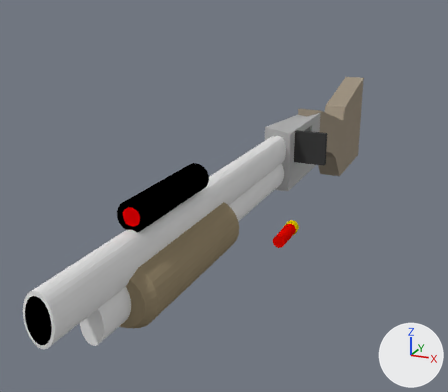
The Blender file Assets/Weapons/Gun/Shotgun.blend, before and after one commit.
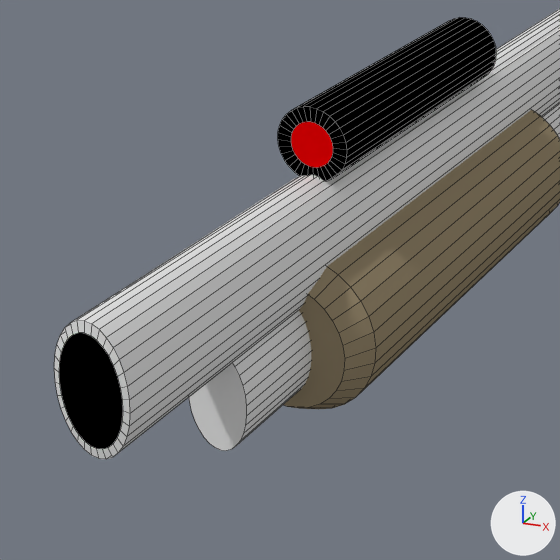
The first picture shows the older version from a camera (50 mm lens) standing at (0.42, -1.49, 0.61) and looking at (-0.28, 0.14, 0.01). The close-ups show both versions on the part from 0% to 53% of the width and 40% to 100% of the height of that picture. The axes (+X, +Y, +Z) are drawn at lower right. The lights are the same throughout. The close-ups show mesh edges as thin lines.

In view in the first close-up: 'Cylinder.001', 'ShotgunBody.001', 'ShotgunPump'.
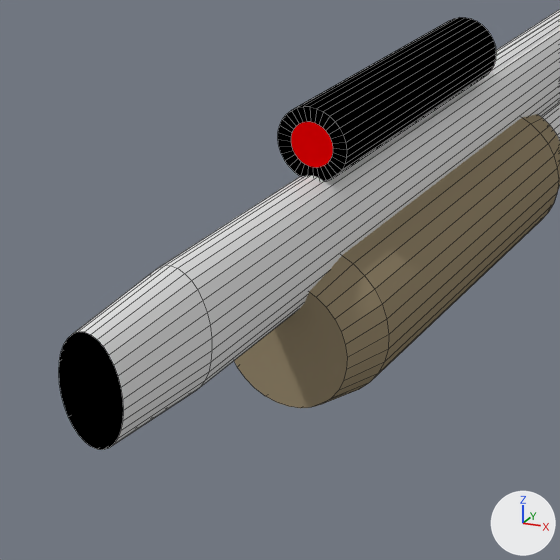
What differs and where, as boxes [x1, y1, x2, y2] in the close-ups (560 x 560 px):
'ShotgunBody.001', modifiers changed: before [54, 9, 560, 459]; after [59, 9, 560, 450]
'ShotgunPump', modifiers changed: before [283, 110, 560, 409]; after [234, 114, 560, 408]

The change in detail:
Object 'ShotgunBody.001' (ob_shotgunbody_001) gains a SMOOTH modifier named 'Smooth'.
Object 'ShotgunPump' (ob_shotgunpump) gains a SMOOTH modifier named 'Smooth'.
